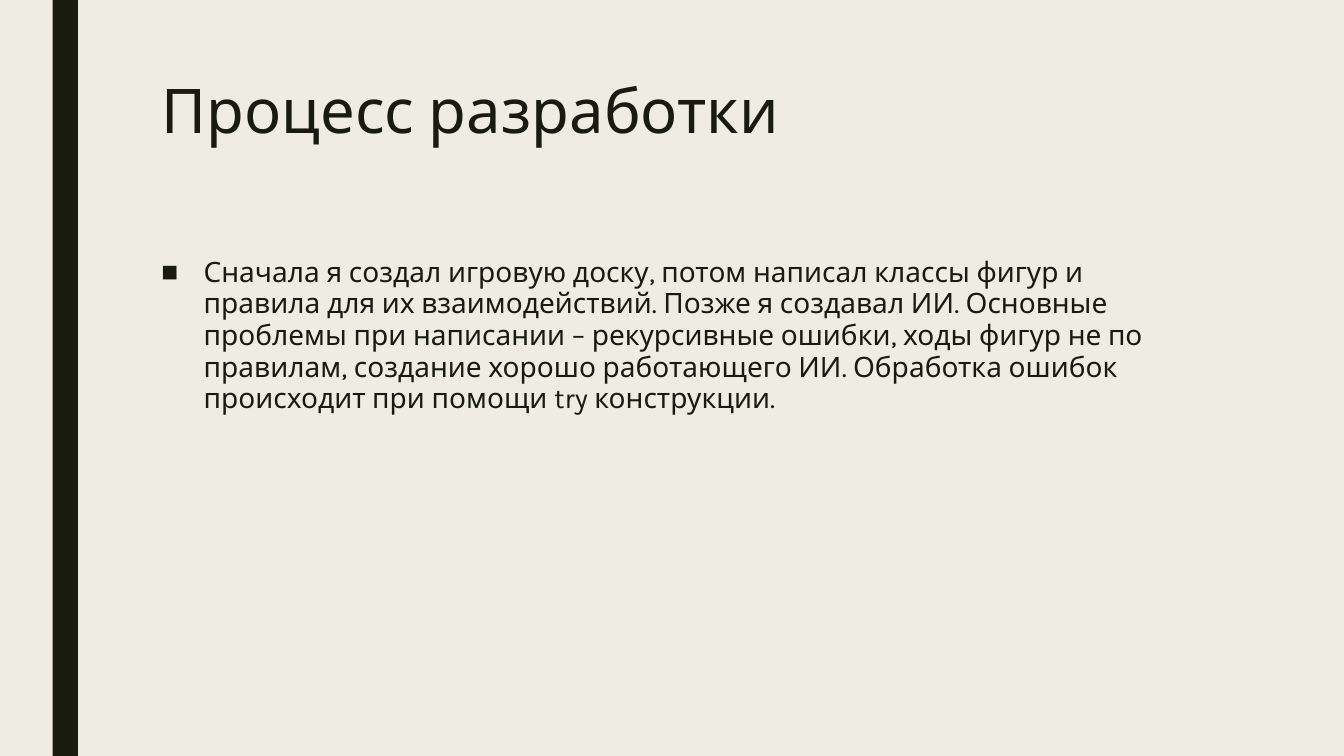
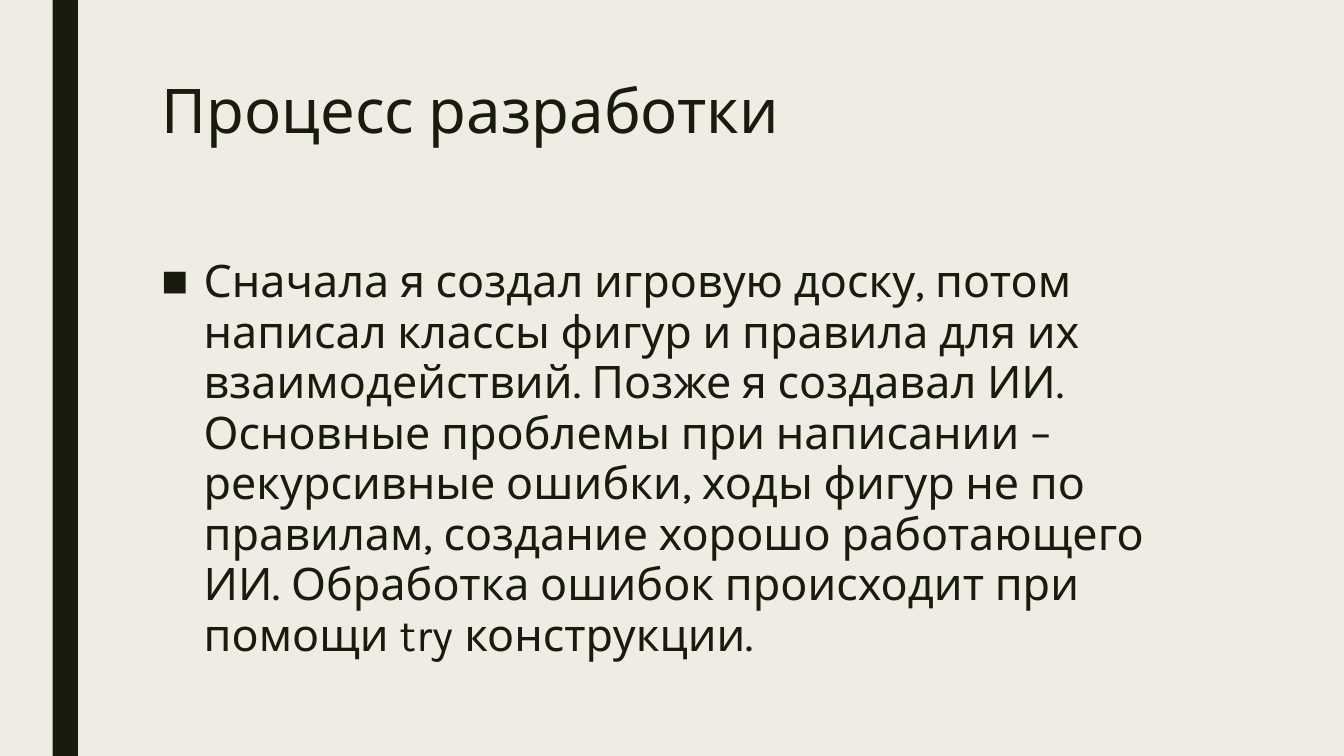
Before and after one commit to inozemetz/School393_project, a slide deck: slide 8 of презентация.pptx. Drawn at 1344x756 pixels with LibreOffice and Linux fonts; fonts in the diff are those of the drawing. Boxes give left, top, right and bottom in pixels: in the first picture for what was removed or moved away, otherwise in the second. Text is boxed around its words. In the diff, an @@ line names an element or a change of style, - is before the commit and + after.

```diff
--- a/презентация.pptx
+++ b/презентация.pptx
@@ text "Сначала я создал игровую доску, ..." at [204,264,1144,662]: size 20 to 32 pt @@
```
Also in this commit, not shown: 8 other slides changed.
